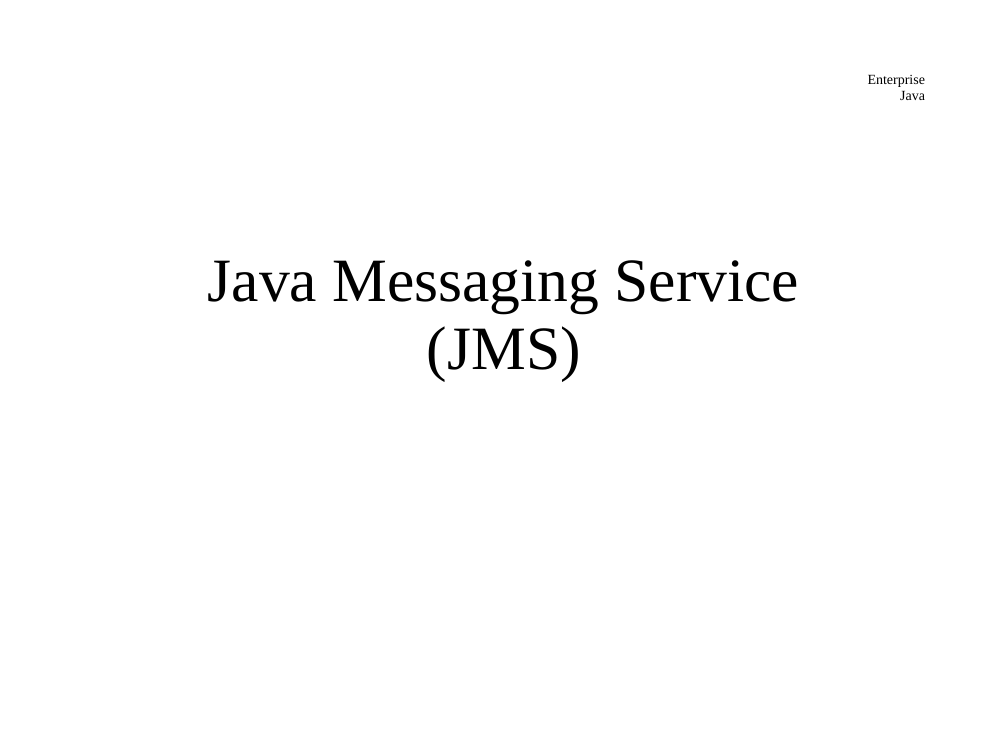
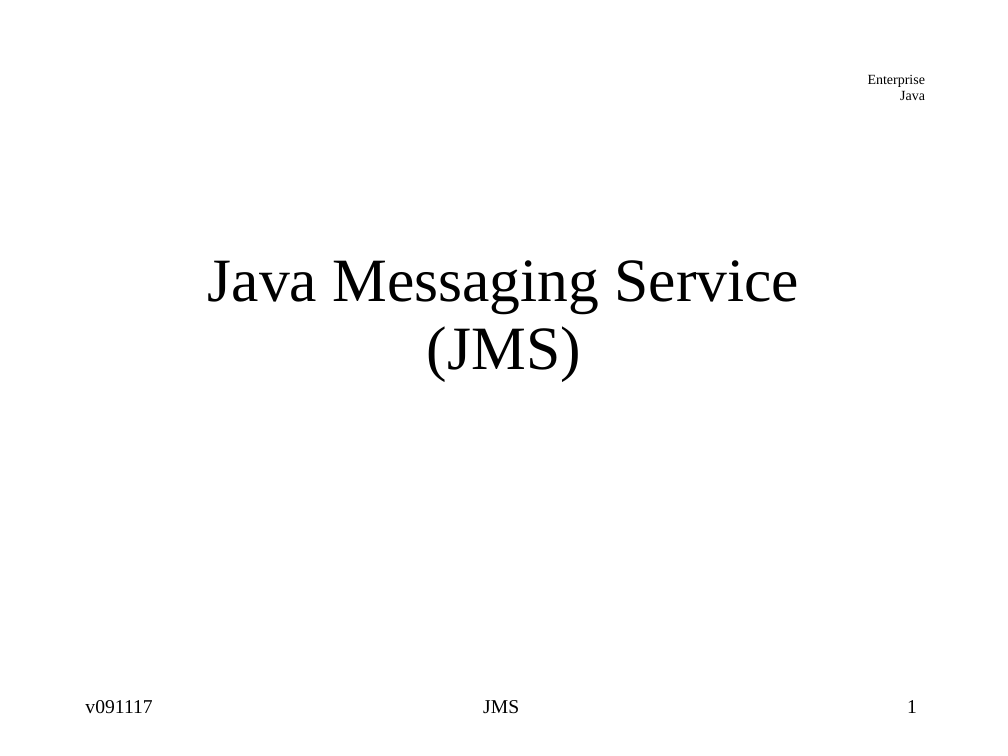
Before and after one commit to jcstaff/ejava-javaee, a slide deck: slide 1 of jmsCore/src/site/resources/lectures/jmsCore.ppt. Drawn at 1008x756 pixels with LibreOffice and Linux fonts; fonts in the diff are those of the drawing. Boxes give left, top, right and bottom in pixels: in the first picture for what was removed or moved away, otherwise in the second. Text is boxed around its words. In the diff, an @@ line names an element or a change of style, - is before the commit and + after.

```diff
--- a/jmsCore/src/site/resources/lectures/jmsCore.ppt
+++ b/jmsCore/src/site/resources/lectures/jmsCore.ppt
@@ text added at (85,700,152,714), 14 pt, text #000000 @@
+v091117
@@ text added at (483,700,519,714), 14 pt, text #000000 @@
+JMS
@@ page number added at (907,700,917,713), 14 pt, text #000000 @@
+1
```
Also in this commit, not shown: 90 other slides changed, 9 other files.
